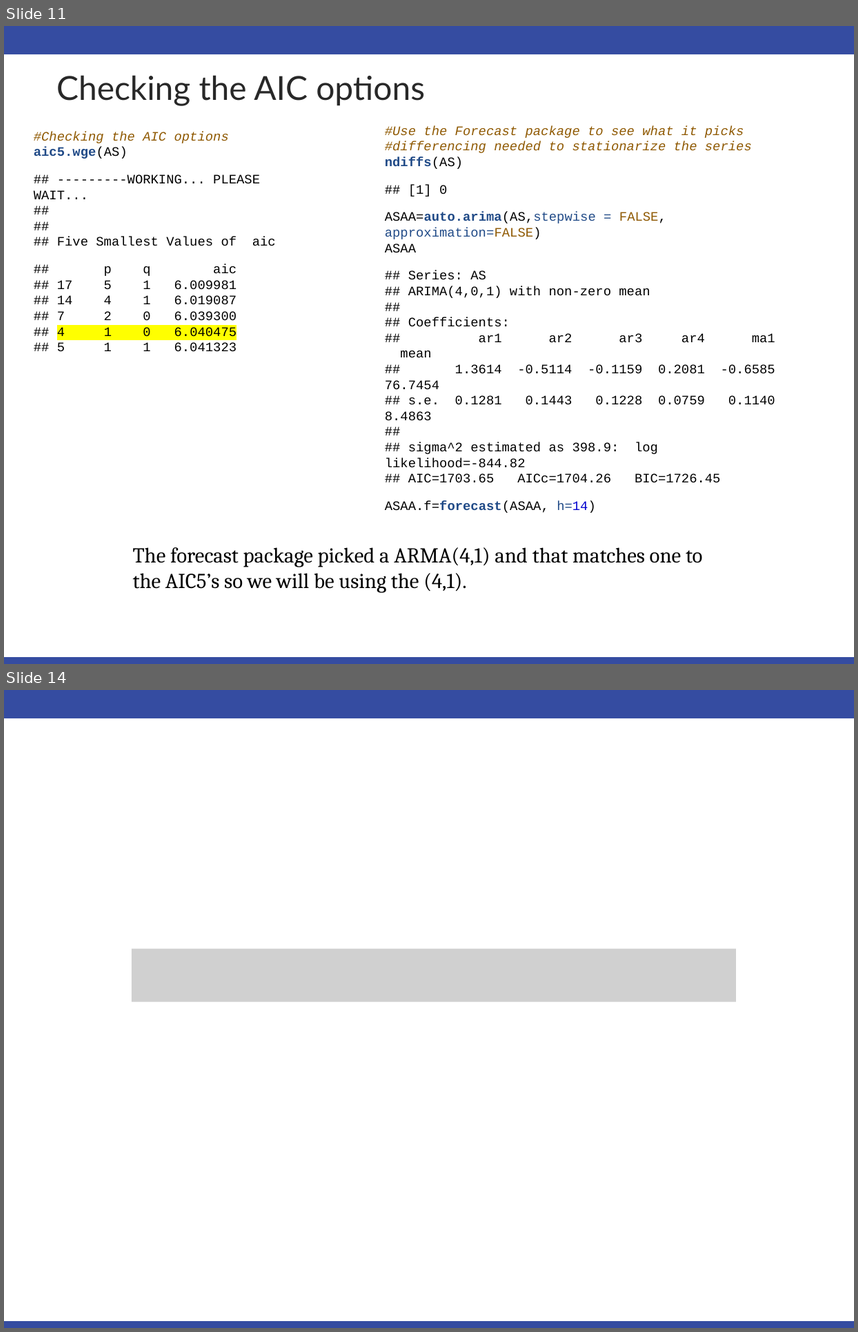
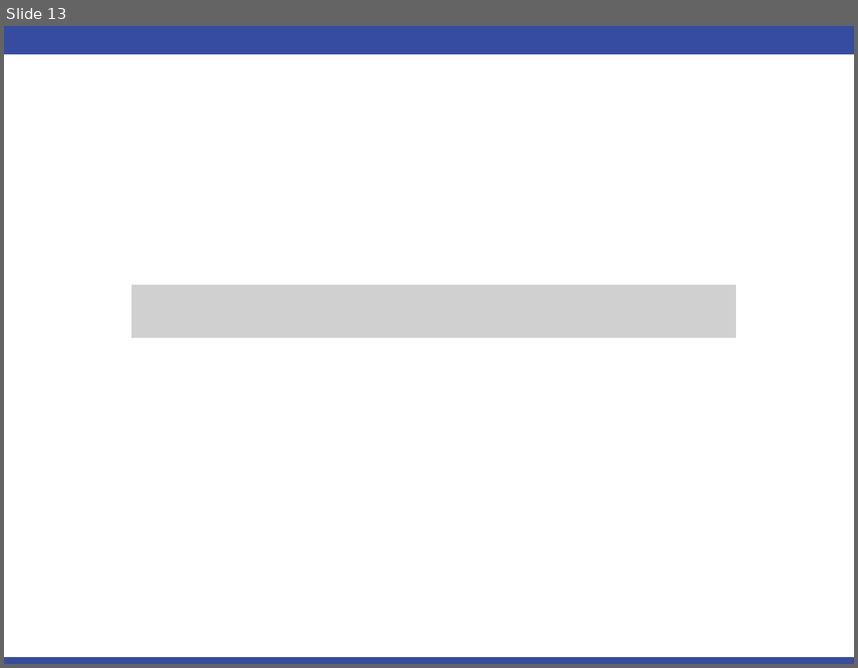
Before and after one commit to cmadding/MSDS6373, a slide deck: Unit12/Chad_Madding_Unit 12 For Live Session.pptx. Shown one above the other, each under a label of ours: slides 11 and 14 before the commit, slide 13 after it; the slides between them are not shown. The pictures are 858x1332 and 858x668 pixels, drawn with LibreOffice and Linux fonts; fonts in the diff are those of the drawing; grey boxes stand for pictures. Boxes give left, top, right and bottom in pixels: in the first picture for what was removed or moved away, otherwise in the second. Text is boxed around its words. In the diff, an @@ line names an element or a change of style, - is before the commit and + after.

```diff
--- a/Unit12/Chad_Madding_Unit 12 For Live Session.pptx
+++ b/Unit12/Chad_Madding_Unit 12 For Live Session.pptx
@@ slide 11 removed at [4,26,854,664], background #FFFFFF; not listed: 2 template elements that a slide beside it also shows @@
@@ title removed at [56,75,425,106] @@
-Checking the AIC options
@@ text removed at [385,126,775,512] @@
-#Use the Forecast package to see what it picks
-#differencing needed to stationarize the series
-ndiffs(AS)
-## [1] 0
-ASAA=auto.arima(AS,stepwise = FALSE, approximation=FALSE)
-ASAA
-## Series: AS
-## ARIMA(4,0,1) with non-zero mean
-##
-## Coefficients:
-## ar1 ar2 ar3 ar4 ma1 mean
-## 1.3614 -0.5114 -0.1159 0.2081 -0.6585 76.7454
-## s.e. 0.1281 0.1443 0.1228 0.0759 0.1140 8.4863
-##
-## sigma^2 estimated as 398.9: log likelihood=-844.82
-## AIC=1703.65 AICc=1704.26 BIC=1726.45
-ASAA.f=forecast(ASAA, h=14)
@@ text removed at [34,132,276,352] @@
-#Checking the AIC options
-aic5.wge(AS)
-## ---------WORKING... PLEASE WAIT...
-##
-##
-## Five Smallest Values of aic
-## p q aic
-## 17 5 1 6.009981
-## 14 4 1 6.019087
-## 7 2 0 6.039300
-## 4 1 0 6.040475
-## 5 1 1 6.041323
@@ text removed at [133,547,702,592] @@
-The forecast package picked a ARMA(4,1) and that matches one to the AIC5’s so we will be using the (4,1).
@@ what was slide 14 is now slide 13 @@
```
Also in this commit, not shown: 1 slide changed, 10 slides added, 10 other slides removed, 17 other files.
